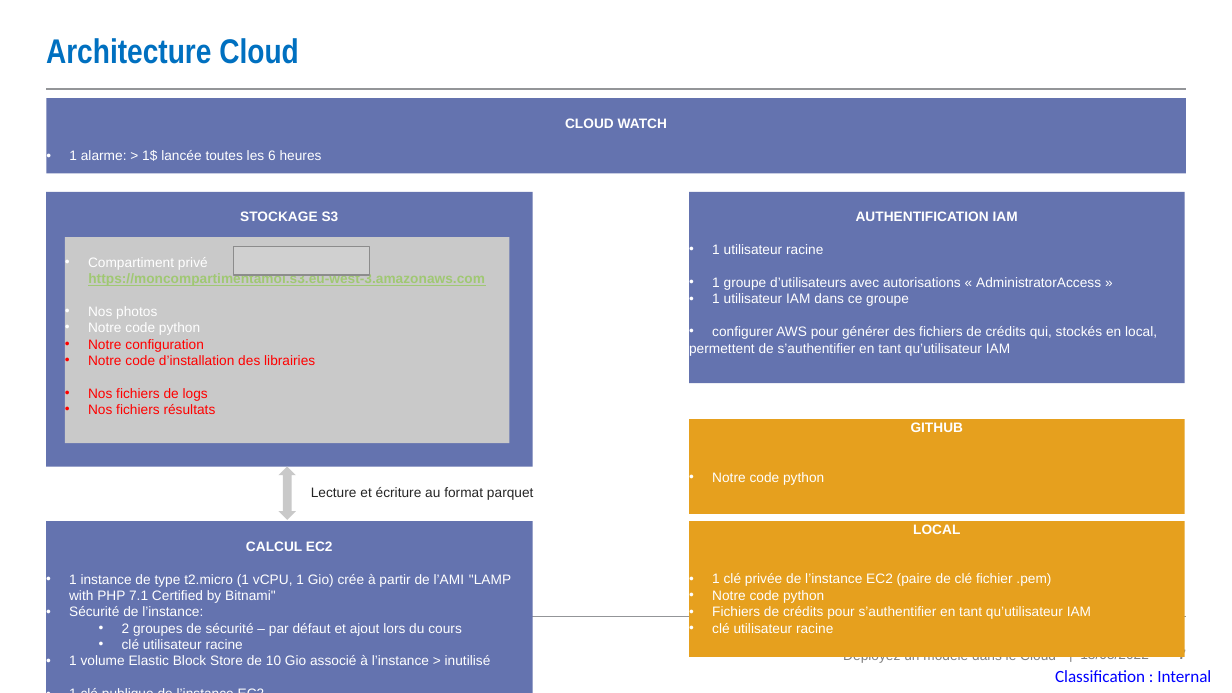
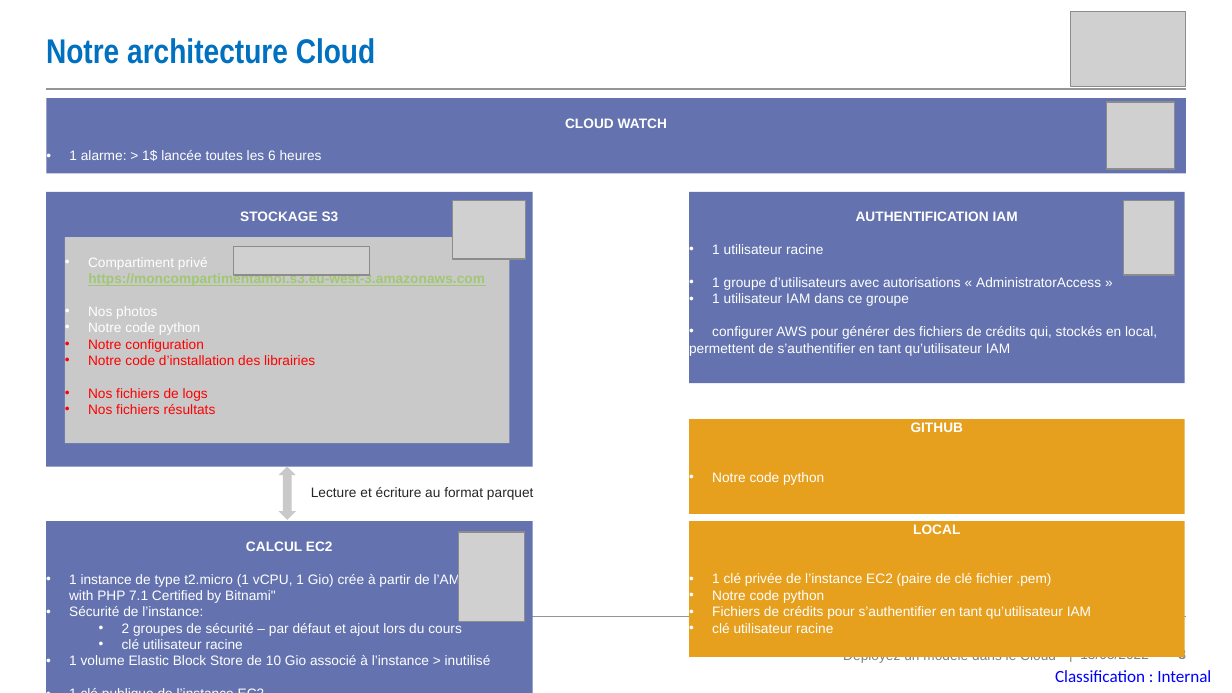
Before and after one commit to MadesLaurence/OpenClassrooms-Fruits-Project-8-, a slide deck: slide 8 of P8_10_support.pptx (slide 7 before the commit). Drawn at 1232x693 pixels with LibreOffice and Linux fonts; fonts in the diff are those of the drawing; grey boxes stand for pictures; background and template pictures are left out. Boxes give left, top, right and bottom in pixels: in the first picture for what was removed or moved away, otherwise in the second. Text is boxed around its words. In the diff, an @@ line names an element or a change of style, - is before the commit and + after.

```diff
--- a/P8_10_support.pptx
+++ b/P8_10_support.pptx
@@ picture added at <box>1071,12,1186,87</box> @@
@@ title at <box>46,38,376,64</box>: text changed @@
-Architecture Cloud
+Notre architecture Cloud
@@ picture added at <box>1106,102,1174,169</box> @@
@@ picture added at <box>452,201,526,260</box> @@
@@ picture added at <box>1124,201,1175,276</box> @@
@@ picture added at <box>458,532,525,622</box> @@
@@ page number at <box>1178,649,1186,663</box>: text changed @@
-7
+8
```
Also in this commit, not shown: 6 other slides changed, 3 slides added, 3 slides removed, 1 other file.
